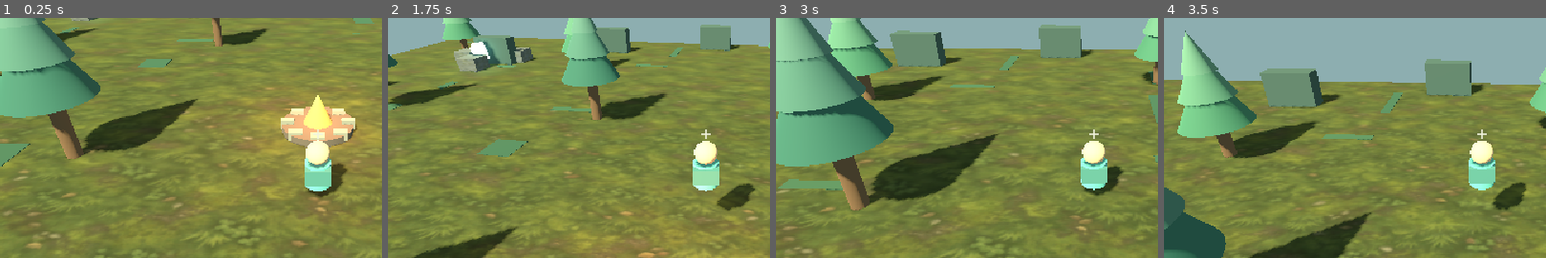
Above: before the commit, frames 1-4 (left to right).
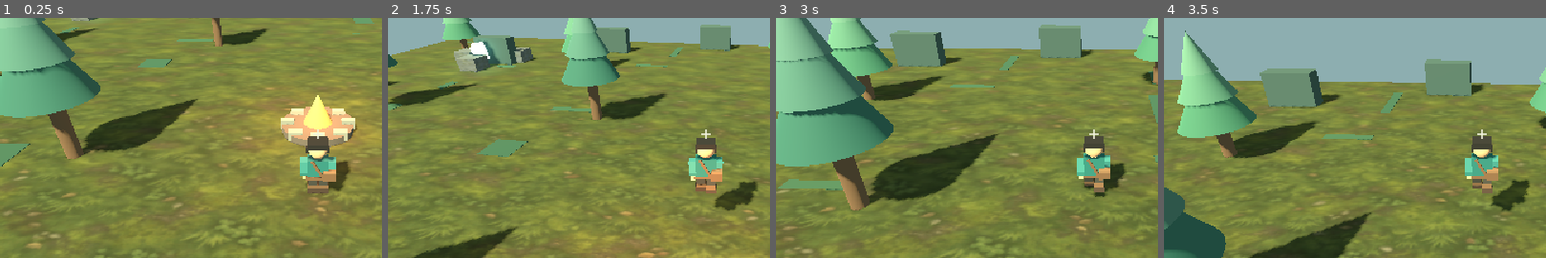
Above: after the commit, the same moments.

Repository: Morainet/Emergent
Game: Godot game, scene res://scenes/forest3d.tscn
Two runs of this game, one before a commit and one after it. Both use one fixed random seed, a clock stepped at 60 frames per second and the inputs below.
Inputs (mouse positions are % of the whole screen's width and height, from its top left):
- Up to frame 1 (0.25 s): no input
- Up to frame 2 (1.75 s): tap Enter at 0.5 s; move the mouse to (55, 49) at 0.52 s; hold R 0.53-1.28 s; hold W from 0.53 s (still down); click (55, 49) at 0.67 s; tap Space at 0.77, 1.52 s; move the mouse to (45, 50) at 1.27 s; tap E at 1.35 s; click (45, 50) at 1.42 s
- Up to frame 3 (3 s): keep holding W; move the mouse to (52, 47) at 2.02 s; tap Q at 2.1 s; click (52, 47) at 2.17 s; move the mouse to (49, 51) at 2.77 s; tap B at 2.85 s; click (49, 51) at 2.92 s
- Up to frame 4 (3.5 s): keep holding W; tap Space at 3.02 s
The pictures show only the part of the screen within x 8-58%, y 25-75%; the shares and areas given below are measured in that part.

The runs differ from the first frame. In frame 1, 2.0% of the frame differs, in the area x 78-92%, y 49-75%; in frame 2, 1.8%; in frame 3, 1.7%; in frame 4, 1.8%.

Commit message:
Add playable low-poly explorer avatar

Diff:
--- /dev/null
+++ b/scripts/explorer_avatar.gd
@@ -0,0 +1,119 @@
+class_name ExplorerAvatar
+extends Node3D
+
+const JACKET := Color("2e716d")
+const JACKET_LIGHT := Color("408783")
+const SHIRT := Color("c9bda2")
+const SKIN := Color("d8a980")
+const HAIR := Color("292a2a")
+const TROUSERS := Color("3f403c")
+const LEATHER := Color("725842")
+const BOOTS := Color("473b34")
+const SIGNAL := Color("79ecdf")
+
+var left_leg: Node3D
+var right_leg: Node3D
+var left_arm: Node3D
+var right_arm: Node3D
+var pendant: MeshInstance3D
+
+
+func _ready() -> void:
+	_build()
+
+
+func animate(walk_time: float, horizontal_speed: float, pulse: float) -> void:
+	var stride := clampf(horizontal_speed / 7.0, 0.0, 1.0)
+	var swing := sin(walk_time * 11.0) * 0.48 * stride
+	left_leg.rotation.x = swing
+	right_leg.rotation.x = -swing
+	left_arm.rotation.x = -swing * 0.65
+	right_arm.rotation.x = swing * 0.65 - pulse * 1.4
+	position.y = absf(sin(walk_time * 11.0)) * 0.025 * stride
+	pendant.scale = Vector3.ONE * (1.0 + pulse * 0.65)
+
+
+func _build() -> void:
+	# CharacterBody3D origin is at the center of its 1.8 m collision capsule.
+	left_leg = _limb("LeftLeg", Vector3(-0.17, -0.28, 0.0))
+	right_leg = _limb("RightLeg", Vector3(0.17, -0.28, 0.0))
+	for leg in [left_leg, right_leg]:
+		_box(leg, Vector3(0.28, 0.56, 0.30), Vector3(0.0, -0.20, 0.0), TROUSERS)
+		_box(leg, Vector3(0.31, 0.23, 0.35), Vector3(0.0, -0.42, 0.0), LEATHER)
+		_box(leg, Vector3(0.34, 0.16, 0.48), Vector3(0.0, -0.53, -0.06), BOOTS)
+
+	_box(self, Vector3(0.67, 0.69, 0.38), Vector3(0.0, 0.03, 0.0), JACKET)
+	_box(self, Vector3(0.30, 0.48, 0.025), Vector3(0.0, 0.08, -0.205), SHIRT)
+	_box(self, Vector3(0.16, 0.52, 0.04), Vector3(-0.23, 0.07, -0.22), JACKET_LIGHT)
+	_box(self, Vector3(0.16, 0.52, 0.04), Vector3(0.23, 0.07, -0.22), JACKET_LIGHT)
+	_box(self, Vector3(0.73, 0.10, 0.42), Vector3(0.0, -0.30, 0.0), LEATHER)
+	_box(self, Vector3(0.09, 0.12, 0.035), Vector3(0.0, -0.30, -0.23), Color("bdab78"))
+
+	left_arm = _limb("LeftArm", Vector3(-0.42, 0.29, 0.0))
+	right_arm = _limb("RightArm", Vector3(0.42, 0.29, 0.0))
+	for arm in [left_arm, right_arm]:
+		_box(arm, Vector3(0.25, 0.45, 0.29), Vector3(0.0, -0.23, 0.0), JACKET_LIGHT)
+		_box(arm, Vector3(0.23, 0.10, 0.30), Vector3(0.0, -0.47, 0.0), JACKET)
+		_box(arm, Vector3(0.16, 0.18, 0.19), Vector3(0.0, -0.60, 0.0), SKIN)
+
+	_box(self, Vector3(0.18, 0.16, 0.17), Vector3(0.0, 0.40, 0.0), SKIN)
+	_sphere(self, 0.29, Vector3(0.0, 0.66, 0.0), SKIN)
+	_box(self, Vector3(0.61, 0.18, 0.49), Vector3(0.0, 0.88, 0.015), HAIR)
+	_box(self, Vector3(0.22, 0.14, 0.25), Vector3(-0.19, 0.83, -0.22), HAIR)
+	_box(self, Vector3(0.22, 0.14, 0.25), Vector3(0.19, 0.83, -0.22), HAIR)
+	_box(self, Vector3(0.10, 0.18, 0.18), Vector3(-0.29, 0.68, 0.01), HAIR)
+	_box(self, Vector3(0.10, 0.18, 0.18), Vector3(0.29, 0.68, 0.01), HAIR)
+	for x in [-0.11, 0.11]:
+		_box(self, Vector3(0.055, 0.045, 0.02), Vector3(x, 0.69, -0.286), HAIR)
+
+	# Readable from the third-person camera as well as the front.
+	var front_strap := _box(self, Vector3(0.085, 0.74, 0.04), Vector3(0.0, 0.05, -0.245), LEATHER)
+	front_strap.rotation.z = -0.50
+	var back_strap := _box(self, Vector3(0.085, 0.74, 0.04), Vector3(0.0, 0.05, 0.225), LEATHER)
+	back_strap.rotation.z = 0.50
+	_box(self, Vector3(0.38, 0.32, 0.19), Vector3(0.35, -0.18, 0.21), LEATHER)
+	_box(self, Vector3(0.36, 0.07, 0.21), Vector3(0.35, -0.03, 0.21), Color("8b6c50"))
+	pendant = _box(self, Vector3(0.11, 0.16, 0.06), Vector3(0.0, 0.25, -0.28), SIGNAL, true)
+	pendant.rotation.z = PI / 4.0
+
+
+func _limb(label: String, offset: Vector3) -> Node3D:
+	var limb := Node3D.new()
+	limb.name = label
+	limb.position = offset
+	add_child(limb)
+	return limb
+
+
+func _box(parent: Node3D, size: Vector3, offset: Vector3, color: Color, glow: bool = false) -> MeshInstance3D:
+	var instance := MeshInstance3D.new()
+	var mesh := BoxMesh.new()
+	mesh.size = size
+	instance.mesh = mesh
+	var material := StandardMaterial3D.new()
+	material.albedo_color = color
+	material.roughness = 0.9
+	if glow:
+		material.emission_enabled = true
+		material.emission = color
+		material.emission_energy_multiplier = 1.7
+	instance.material_override = material
+	instance.position = offset
+	parent.add_child(instance)
+	return instance
+
+
+func _sphere(parent: Node3D, radius: float, offset: Vector3, color: Color) -> void:
+	var instance := MeshInstance3D.new()
+	var mesh := SphereMesh.new()
+	mesh.radius = radius
+	mesh.height = radius * 2.0
+	mesh.radial_segments = 10
+	mesh.rings = 5
+	instance.mesh = mesh
+	var material := StandardMaterial3D.new()
+	material.albedo_color = color
+	material.roughness = 0.9
+	instance.material_override = material
+	instance.position = offset
+	parent.add_child(instance)
--- a/scripts/forest3d.gd
+++ b/scripts/forest3d.gd
@@ -11,6 +11,7 @@
 const SIGNAL_SHARD_ICON = preload("res://assets/ui/signal_shard.png")
 
 var player: CharacterBody3D
+var player_visual: ExplorerAvatar
 var camera: Camera3D
 var camera_yaw := 0.0
 var camera_pitch := 0.53
@@ -101,6 +102,7 @@
 	was_night = _is_night()
 	_update_daylight(delta)
 	_move_player(delta)
+	player_visual.animate(elapsed, Vector2(player.velocity.x, player.velocity.z).length(), pulse_visual / 0.4)
 	_update_wolves(delta)
 	_animate_collectibles(delta)
 	_update_camera(delta)
@@ -307,9 +309,9 @@
 	capsule.height = 1.8
 	shape.shape = capsule
 	player.add_child(shape)
-	_cylinder(player, 0.42, 0.82, Vector3(0.0, -0.2, 0.0), Color("65bdb5"))
-	_sphere(player, 0.37, Vector3(0.0, 0.54, 0.0), Color("e9c49b"))
-	_box(player, Vector3(0.8, 0.55, 0.26), Vector3(0.0, -0.12, 0.3), Color("4f8b85"))
+	player_visual = ExplorerAvatar.new()
+	player_visual.name = "ExplorerAvatar"
+	player.add_child(player_visual)
 
 
 func _make_wolves() -> void:
--- a/tests/smoke.gd
+++ b/tests/smoke.gd
@@ -10,6 +10,13 @@
 	root.add_child(game)
 	game.set_physics_process(false)
 	var player: CharacterBody3D = game.get("player")
+	var avatar: Node3D = player.get_node("ExplorerAvatar")
+	assert(avatar.get_node("LeftLeg") != null and avatar.get_node("RightLeg") != null, "Explorer should have animated legs")
+	assert(avatar.get_node("LeftArm") != null and avatar.get_node("RightArm") != null, "Explorer should have animated arms")
+	avatar.call("animate", 1.0, 7.0, 0.0)
+	assert(absf(avatar.get_node("LeftLeg").rotation.x) > 0.3, "Explorer should step when moving")
+	avatar.call("animate", 1.0, 0.0, 0.0)
+	assert(is_zero_approx(avatar.get_node("LeftLeg").rotation.x), "Explorer should stand still when idle")
 	var ground: StaticBody3D = game.get_child(2)
 	var ground_mesh: MeshInstance3D = ground.get_child(0)
 	assert(ground_mesh.material_override.albedo_texture != null, "Forest ground texture should load")
@@ -58,5 +65,5 @@
 	assert(game.call("_local_pack_decision") == "hunt", "Nighttime pack should hunt nearby prey")
 	game.set("pack_fear", 80.0)
 	assert(game.call("_local_pack_decision") == "retreat", "Frightened pack should retreat")
-	print("SMOKE TEST PASSED: textures, HUD icons, mouse camera, cursor, collection, ward, victory, wolf decisions")
+	print("SMOKE TEST PASSED: avatar animation, textures, HUD icons, mouse camera, cursor, collection, ward, victory, wolf decisions")
 	quit(0)
Not shown, added: scripts/explorer_avatar.gd.uid
Not shown, changed: README.md
Not shown, changed: assets/README.md
